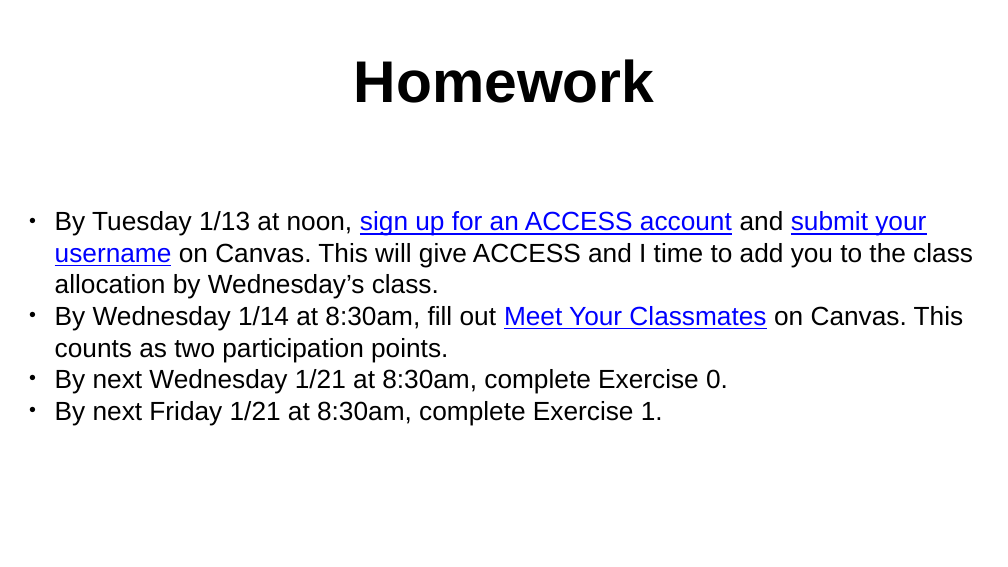
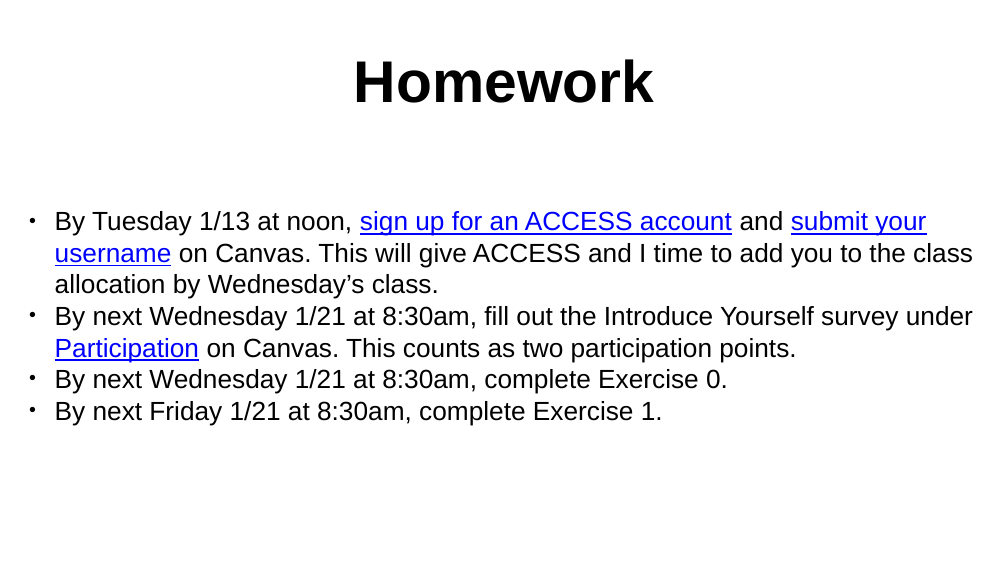
Before and after one commit to anirudhatalmale6-alt/Chem456-2026S, a slide deck: slide 22 of slides/0112-Introduction.pptx. Drawn at 1008x567 pixels with LibreOffice and Linux fonts; fonts in the diff are those of the drawing. Boxes give left, top, right and bottom in pixels: in the first picture for what was removed or moved away, otherwise in the second. Text is boxed around its words. In the diff, an @@ line names an element or a change of style, - is before the commit and + after.

```diff
--- a/slides/0112-Introduction.pptx
+++ b/slides/0112-Introduction.pptx
@@ text at box(55, 306, 973, 362): text changed @@
-• By Wednesday 1/14 at 8:30am, fill out Meet Your Classmates on Canvas. This counts as two participation points.
+• By next Wednesday 1/21 at 8:30am, fill out the Introduce Yourself survey under Participation on Canvas. This counts as two participation points.
```
Also in this commit, not shown: 2 other slides changed, 7 other files.
